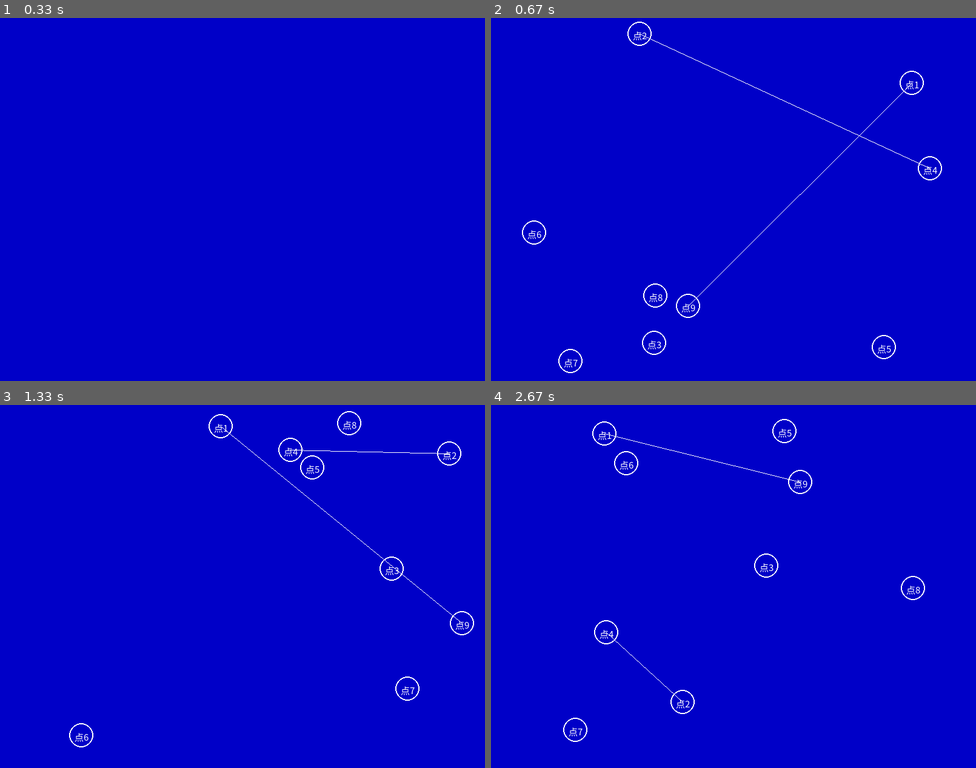
Above: before the commit, frames 1-4 (two rows, left to right).
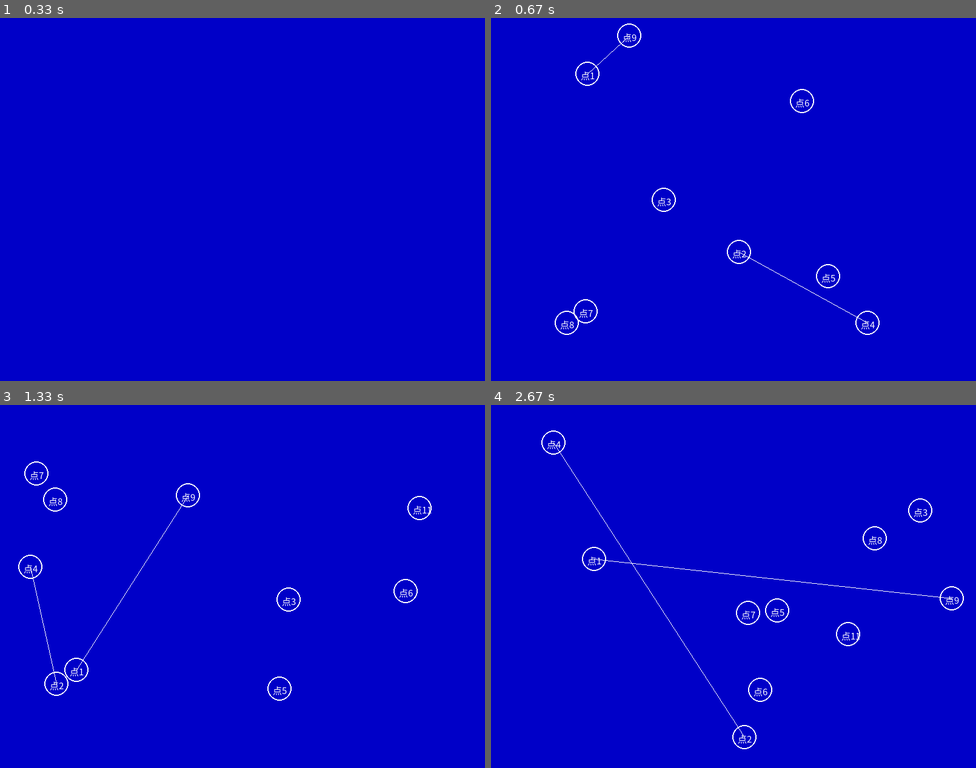
Above: after the commit, the same moments.

Repository: the1234321/pygame
Game: pygame game, started from main.py
Same seed, same stepped clock (60 frames per second), same inputs: the game is played once before the commit and once after it.
Inputs:
- Up to frame 1 (0.33 s): no input
- Up to frame 2 (0.67 s): tap Space at 0.33 s
- Up to frame 3 (1.33 s): hold P 0.67-1.13 s; tap Space at 0.73, 1.03, 1.23 s; hold L from 1.17 s (still down)
- Up to frame 4 (2.67 s): tap Space at 1.53, 1.73, 2.03, 2.23, 2.57 s; release L at 1.63 s

Frame 1 is identical in both runs. In frame 2, 1.5% of the frame differs, in the area x 6-93%, y 1-98%; in frame 3, 1.6%; in frame 4, 1.7%, in the area x 10-98%, y 3-95%.

Commit message:
添加添加节点和边的程序

Diff:
--- a/network.py
+++ b/network.py
@@ -3,13 +3,16 @@
 import random
 class network(object):
     def __init__(self,nodenum):
-        self.nodenum=nodenum
+        self.nodenum=0
         self.nodes={}
         for i in range(1,nodenum+1):
             self.addnode(i)
 
     def addnode(self,nodeid):
         self.nodes[nodeid]=node(nodeid)
+        self.nodenum+=1
+
+
 
     def print(self):
         for i in self.nodes:
@@ -34,7 +37,5 @@
             self.nodes[i].drawcircle(screen,maincolor)
     def drawline(self,screen,maincolor):
         for i in self.nodes:
-            print("馊了"+str(self.nodes[i].outs))
             for j in self.nodes[i].outs:
-                print("画了：")
                 pygame.draw.line(screen, maincolor, (self.nodes[i].x,self.nodes[i].y), (self.nodes[j].x,self.nodes[j].y))
--- a/windows.py
+++ b/windows.py
@@ -3,6 +3,7 @@
 from pygame.locals import *
 from network import network
 from node import node
+import random
 
 class windows(object):
     def __init__(self, rev1, rev2,n1):
@@ -22,13 +23,33 @@
             for event in pygame.event.get():
                 if event.type == QUIT:
                     sys.exit()
-                if pygame.key.get_pressed()[K_SPACE]:
-                    self.refresh_circle()
-
+                if event.type == KEYDOWN:
+                    #空格重新随机布局
+                    if event.key==K_SPACE:
+                        self.randomit()
+                    elif event.key == K_p:
+                        self.addpoint()
+                    elif event.key == K_l:
+                        self.addlink()
                 pygame.display.update()
 
     def refresh_circle(self):
         self.screen.fill(self.backcolor)
-        self.n1.setpoints(self.x, self.y)
         self.n1.drawnet(self.screen, self.maincolor)
         self.n1.drawline(self.screen, self.maincolor)
+
+    def randomit(self):
+        self.n1.setpoints(self.x, self.y)
+        self.refresh_circle()
+
+    def addpoint(self):
+        nodeid=self.n1.nodenum+2
+        self.n1.addnode(nodeid)
+        ranx = random.randint(25, self.x - 25)
+        rany = random.randint(25, self.y - 25)
+        self.n1.nodes[nodeid].setpoint(ranx, rany)
+        self.refresh_circle()
+
+    def addlink(self):
+        self.n1.addlink(random.randint(1,self.n1.nodenum),random.randint(1,self.n1.nodenum))
+        self.refresh_circle()
